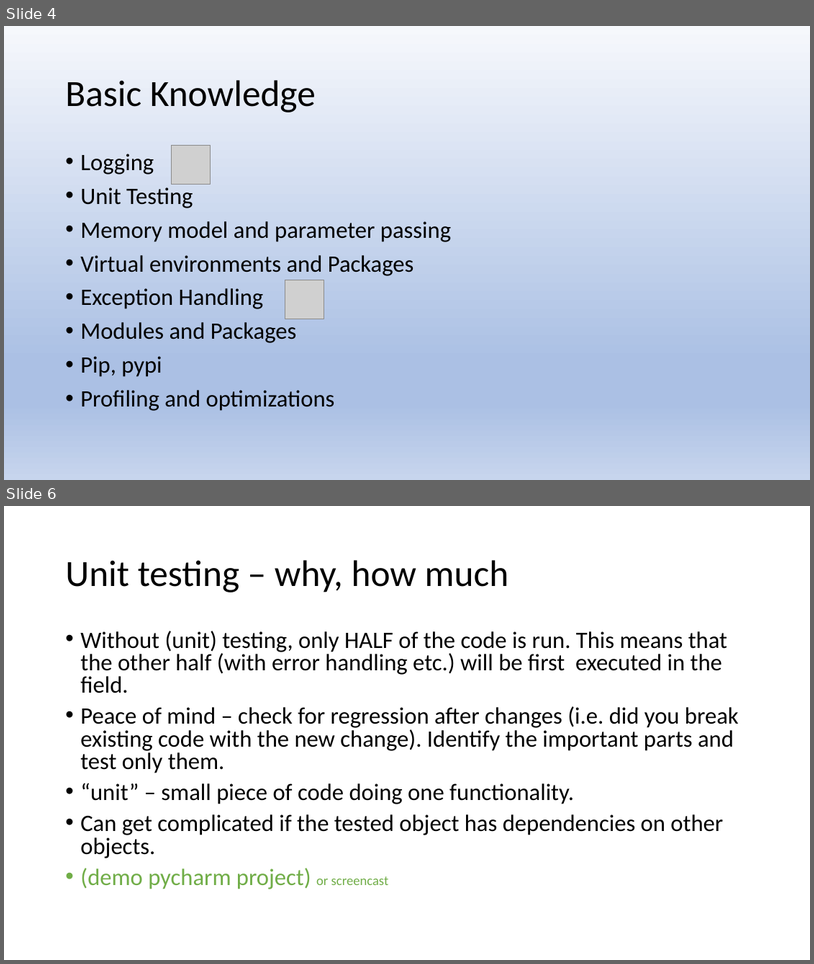
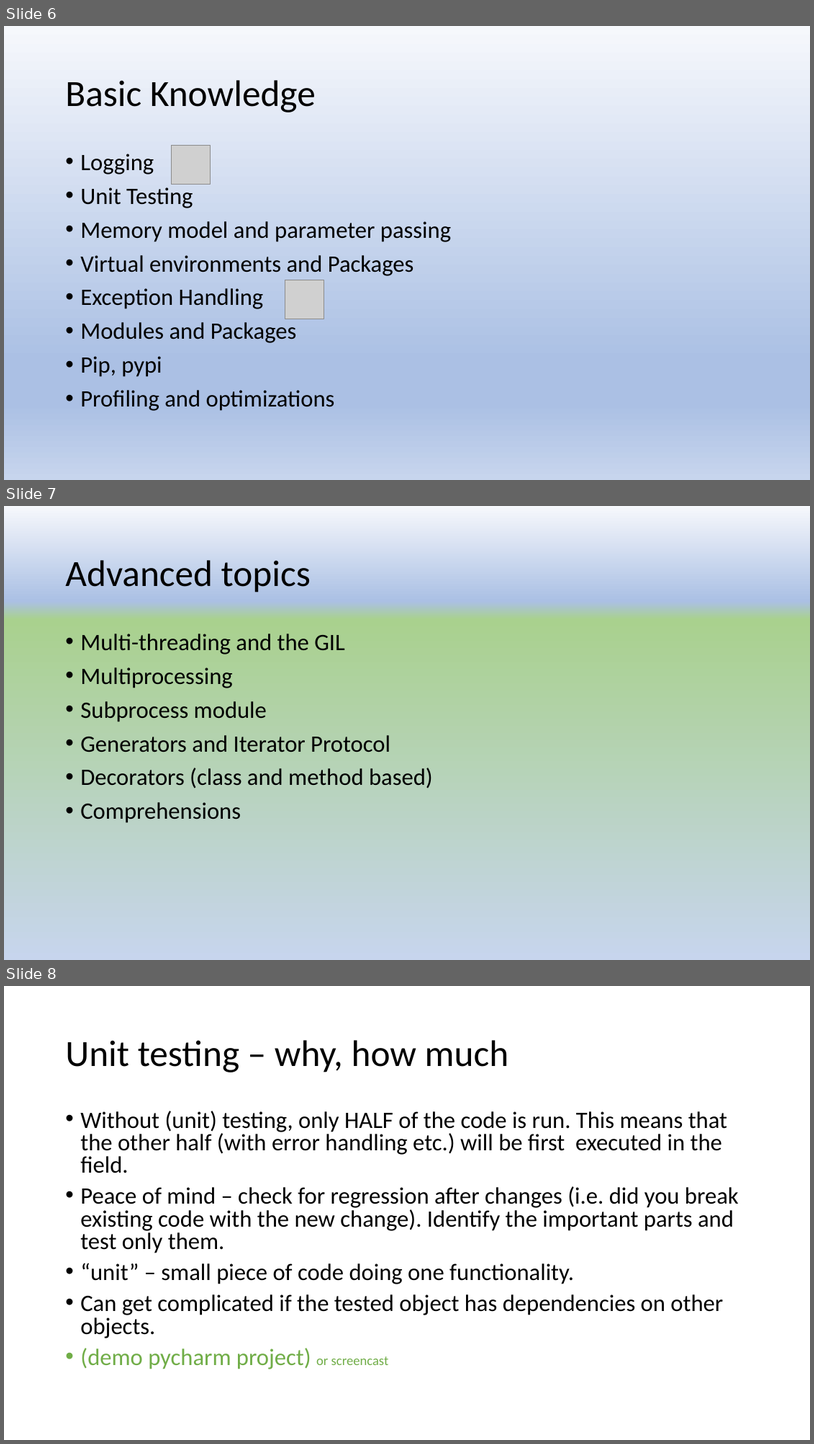
Before and after one commit to scaperex/python_workshop_intermediate, a slide deck: Advanced Python workshop.pptx. Shown one above the other, each under a label of ours: slides 4 and 6 before the commit, slides 6, 7 and 8 after it; the slides between them are not shown. The pictures are 814x964 and 814x1444 pixels, drawn with LibreOffice and Linux fonts; fonts in the diff are those of the drawing; grey boxes stand for pictures. Boxes give left, top, right and bottom in pixels: in the first picture for what was removed or moved away, otherwise in the second. Text is boxed around its words. In the diff, an @@ line names an element or a change of style, - is before the commit and + after.

Commit message:
updated the presentation
Add pages for decorators, generators

```diff
--- a/Advanced Python workshop.pptx
+++ b/Advanced Python workshop.pptx
@@ slide 7 added at bbox=[4, 506, 810, 960], background gradient #F6F8FC to #ABC0E4 to #A9D18E to #C7D5ED @@
@@ title added at bbox=[65, 560, 311, 592], 44 pt, text #000000 @@
+Advanced topics
@@ text added at bbox=[80, 633, 433, 823], 28 pt, text #000000 @@
+• Multi-threading and the GIL
+• Multiprocessing
+• Subprocess module
+• Generators and Iterator Protocol
+• Decorators (class and method based)
+• Comprehensions
@@ what was slide 4 is now slide 6 @@
@@ what was slide 6 is now slide 8 @@
```
Also in this commit, not shown: 4 slides changed, 6 other slides added, 1 other file.
